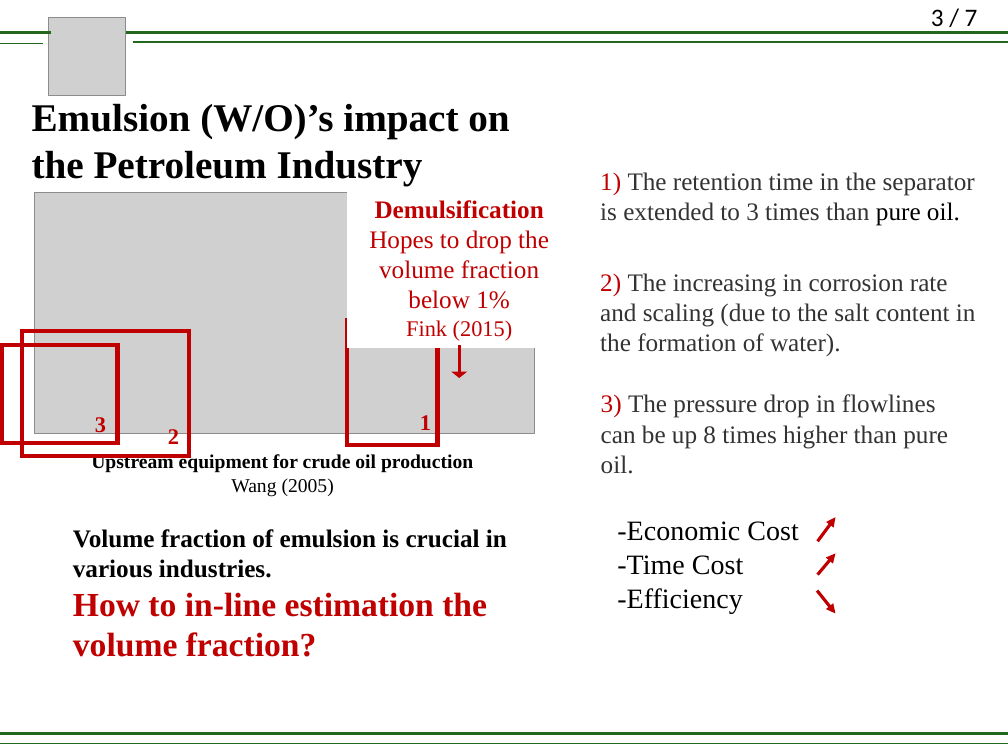
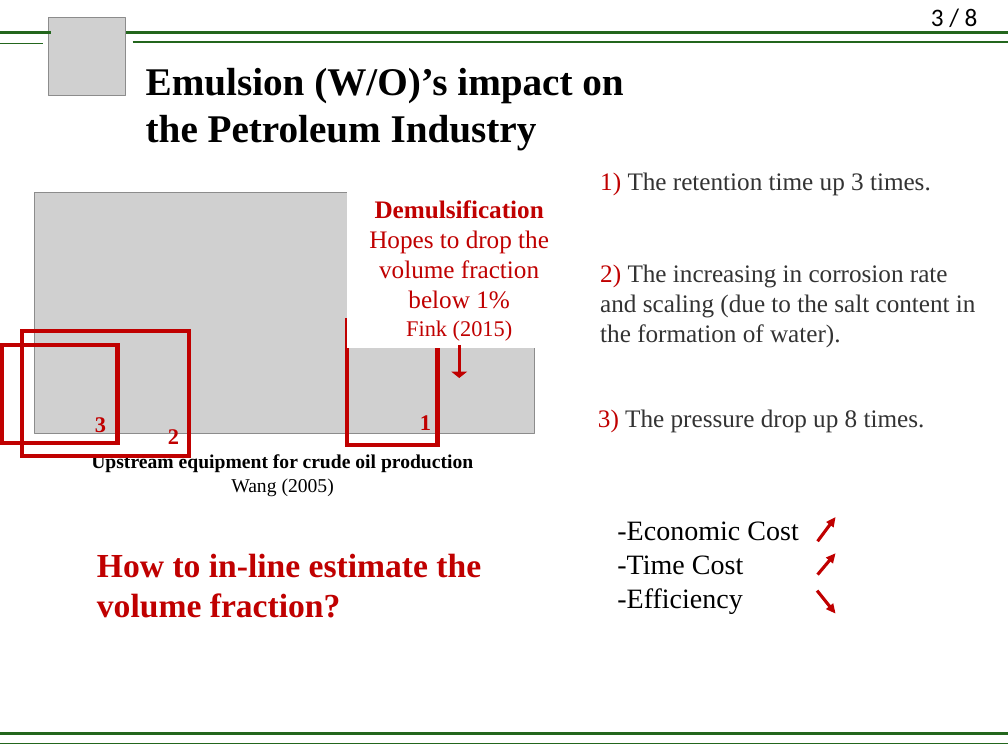
Before and after one commit to lirifuzui/UVPReader, a slide deck: slide 3 of RM_01.pptx. Drawn at 1008x756 pixels with LibreOffice and Linux fonts; fonts in the diff are those of the drawing; grey boxes stand for pictures. Boxes give left, top, right and bottom in pixels: in the first picture for what was removed or moved away, otherwise in the second. Text is boxed around its words. In the diff, an @@ line names an element or a change of style, - is before the commit and + after.

```diff
--- a/RM_01.pptx
+++ b/RM_01.pptx
@@ page number at [931, 8, 978, 32]: text changed @@
-3 / 7
+3 / 8
@@ text "Emulsion (W/O)’s impact on the ...": place and size @@
-text "Emulsion (W/O)’s impact on the ..." at [32, 103, 509, 185]
+text "Emulsion (W/O)’s impact on the ..." at [146, 67, 623, 150]
@@ text at [600, 172, 931, 196]: text changed @@
-1) The retention time in the separator is extended to 3 times than pure oil.
+1) The retention time up 3 times.
@@ text "2) The increasing in corrosion ...": place and size @@
-text "2) The increasing in corrosion ..." at [600, 273, 976, 356]
+text "2) The increasing in corrosion ..." at [600, 264, 976, 347]
@@ text at [598, 409, 925, 433]: text changed @@
-3) The pressure drop in flowlines can be up 8 times higher than pure oil.
+3) The pressure drop up 8 times.
@@ text at [97, 553, 481, 618]: text changed; size 18 to 24 pt; text colour #000000 to #C00000 @@
-Volume fraction of emulsion is crucial in various industries.
-How to in-line estimation the volume fraction?
+How to in-line estimate the volume fraction?
```
Also in this commit, not shown: 6 other slides changed, 1 slide added, 1 other file.
